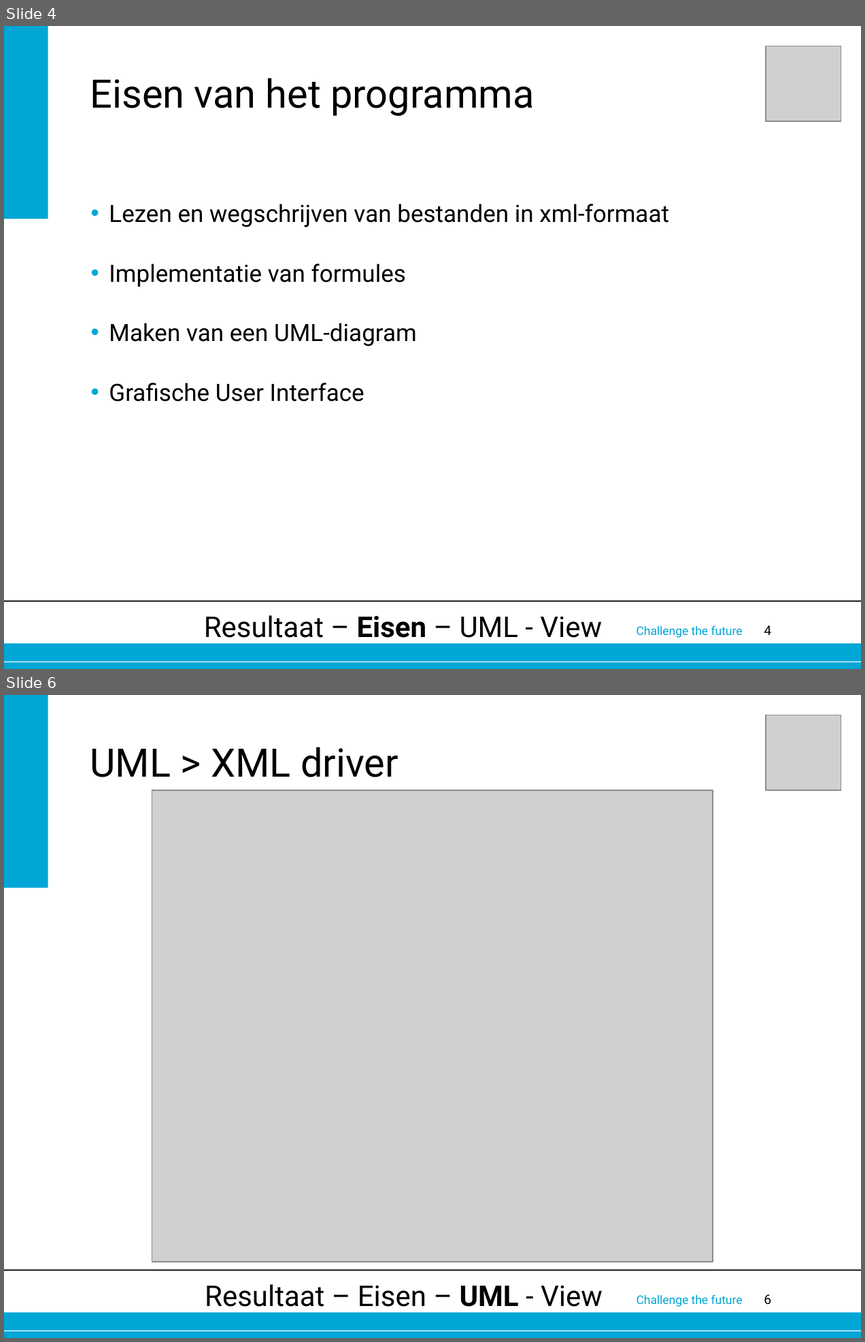
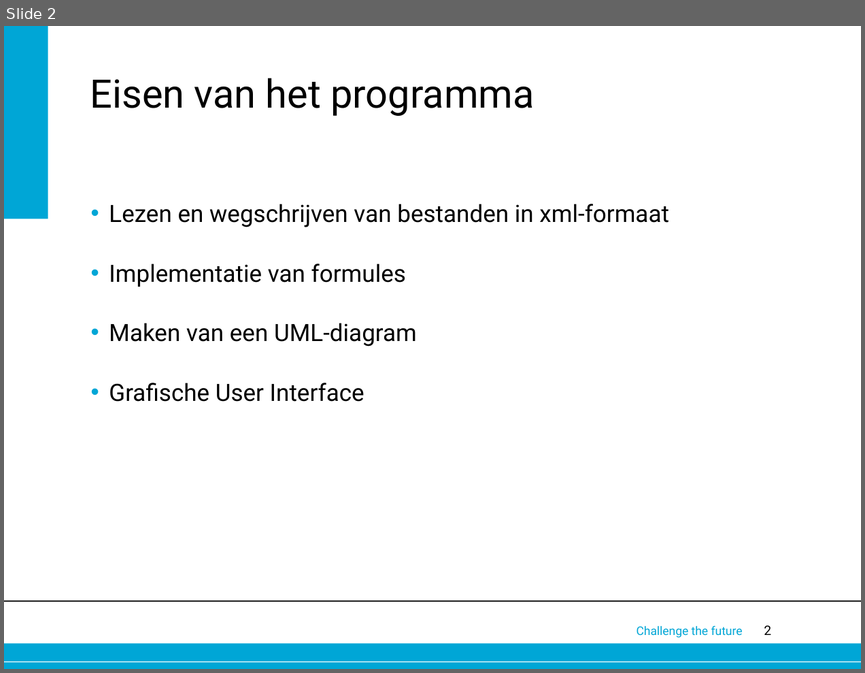
Before and after one commit to foresterre/Spreadsheet, a slide deck: Documents/OOP project presentatie.pptx. Shown one above the other, each under a label of ours: slides 4 and 6 before the commit, slide 2 after it; the slides between them are not shown. The pictures are 865x1342 and 865x673 pixels, drawn with LibreOffice and Linux fonts; fonts in the diff are those of the drawing; grey boxes stand for pictures; background and template pictures are left out. Boxes give left, top, right and bottom in pixels: in the first picture for what was removed or moved away, otherwise in the second. Text is boxed around its words. In the diff, an @@ line names an element or a change of style, - is before the commit and + after.

```diff
--- a/Documents/OOP project presentatie.pptx
+++ b/Documents/OOP project presentatie.pptx
@@ slide 6 removed at [4, 695, 861, 1338], background #FFFFFF; not listed: 6 template elements that a slide beside it also shows @@
@@ picture removed at [766, 715, 841, 791] @@
@@ title removed at [90, 747, 398, 777] @@
-UML > XML driver
@@ picture removed at [152, 790, 713, 1261] @@
@@ text removed at [205, 1284, 602, 1312] @@
-Resultaat – Eisen – UML - View
@@ what was slide 4 is now slide 2 @@
@@ slide 2 changed as well @@
@@ picture removed at [766, 46, 841, 122] @@
@@ text removed at [204, 615, 602, 643] @@
-Resultaat – Eisen – UML - View
@@ page number at [764, 625, 771, 635]: text changed @@
-4
+2
```
Also in this commit, not shown: 2 other slides changed, 8 slides added, 19 other slides removed.
